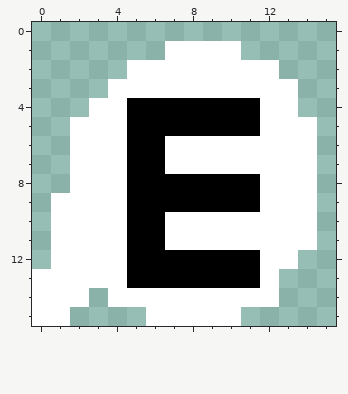
Pixel-art file -- Content/Game/General/InteractCloud.aseprite. Above is the file before it was changed.
16x16 pixels, 1 frame.
The result:
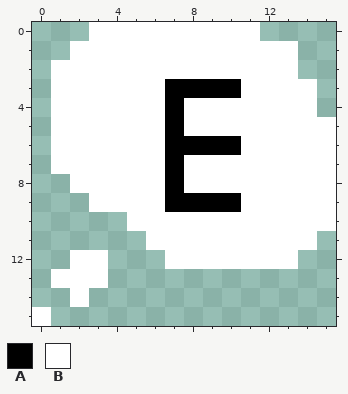
Palette (. is transparent): A #000000  B #ffffff
Change:
Changed rows in their new state; - is an unchanged pixel.
first column x 0:
 0 ---BBBBBBBBB----
 1 --BBBBB----BBB--
 2 -BBBB--------B--
 3 -BBB---AAAA---B-
 4 -BB--BB-BBBB--B-
 5 -B---BB-BBBB---B
 6 -B---BBAAAA----B
 7 -B---BBA-------B
 8 -----BB-BBBB---B
 9 -..--BB----B---B
10 -....BB--------B
11 -.....B---------
12 -.--...BBBBB----
13 .---.........---
14 ..--.........---
15 -.----.....-----
Where, in picture pixels (left, top, right, bottom), the same in both pictures:
changed: (32, 22, 336, 326)
